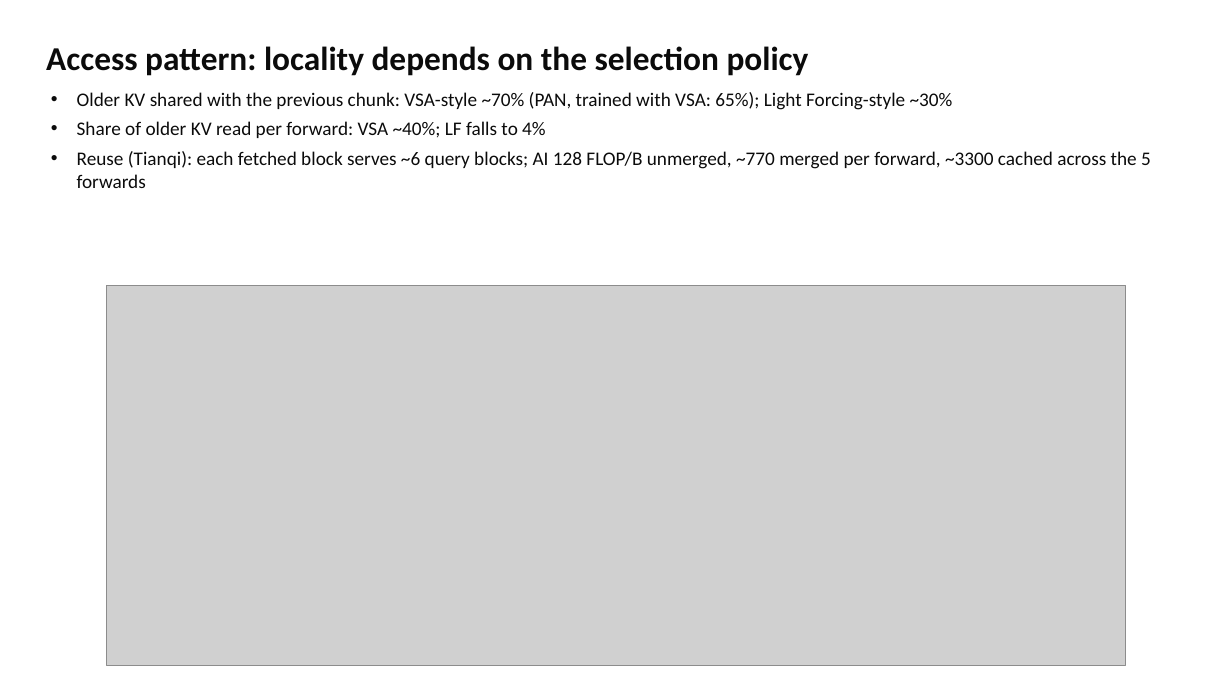
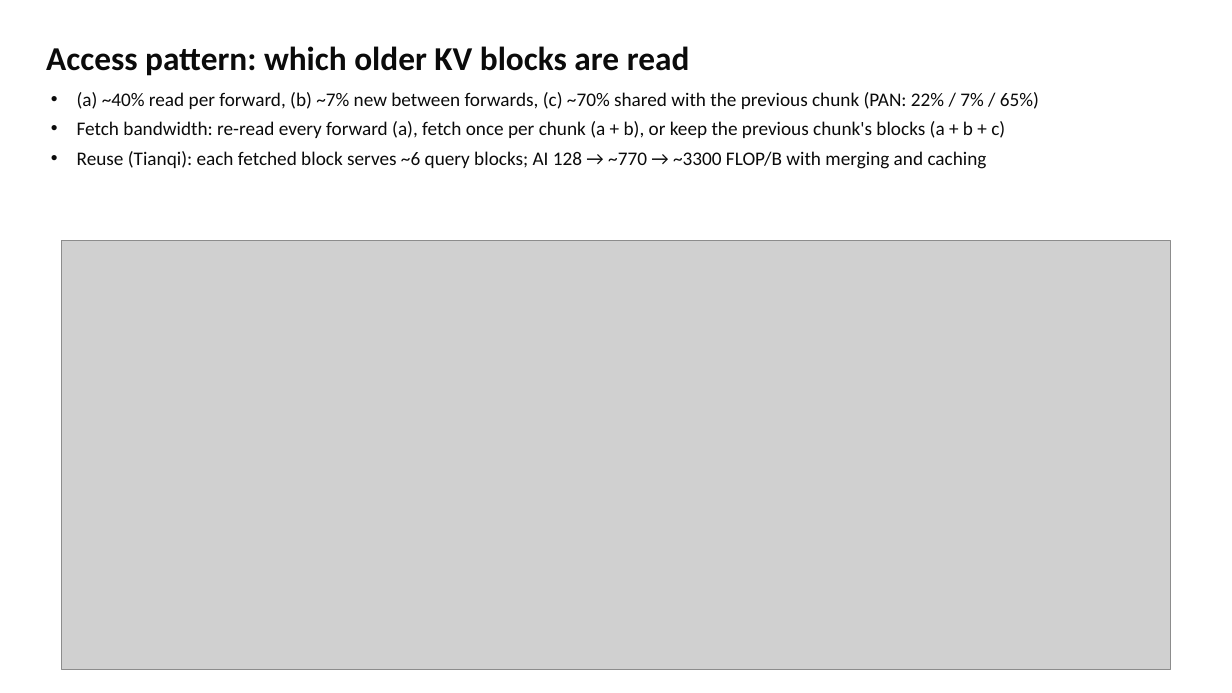
Before and after one commit to mignonjia/Project-Glass, a slide deck: slide 9 of docs/report/report_full.pptx. Drawn at 1232x693 pixels with LibreOffice and Linux fonts; fonts in the diff are those of the drawing; grey boxes stand for pictures. Boxes give left, top, right and bottom in pixels: in the first picture for what was removed or moved away, otherwise in the second. Text is boxed around its words. In the diff, an @@ line names an element or a change of style, - is before the commit and + after.

```diff
--- a/docs/report/report_full.pptx
+++ b/docs/report/report_full.pptx
@@ text at bbox=[46, 46, 1039, 169]: text changed @@
-Access pattern: locality depends on the selection policy
-• Older KV shared with the previous chunk: VSA-style ~70% (PAN, trained with VSA: 65%); Light Forcing-style ~30%
-• Share of older KV read per forward: VSA ~40%; LF falls to 4%
-• Reuse (Tianqi): each fetched block serves ~6 query blocks; AI 128 FLOP/B unmerged, ~770 merged per forward, ~3300 cached across the 5 forwards
+Access pattern: which older KV blocks are read
+• (a) ~40% read per forward, (b) ~7% new between forwards, (c) ~70% shared with the previous chunk (PAN: 22% / 7% / 65%)
+• Fetch bandwidth: re-read every forward (a), fetch once per chunk (a + b), or keep the previous chunk's blocks (a + b + c)
+• Reuse (Tianqi): each fetched block serves ~6 query blocks; AI 128 → ~770 → ~3300 FLOP/B with merging and caching
@@ picture: place and size @@
-picture at bbox=[106, 286, 1127, 665]
+picture at bbox=[62, 240, 1171, 670]
```
Also in this commit, not shown: 1 other slide changed, 43 other files.
